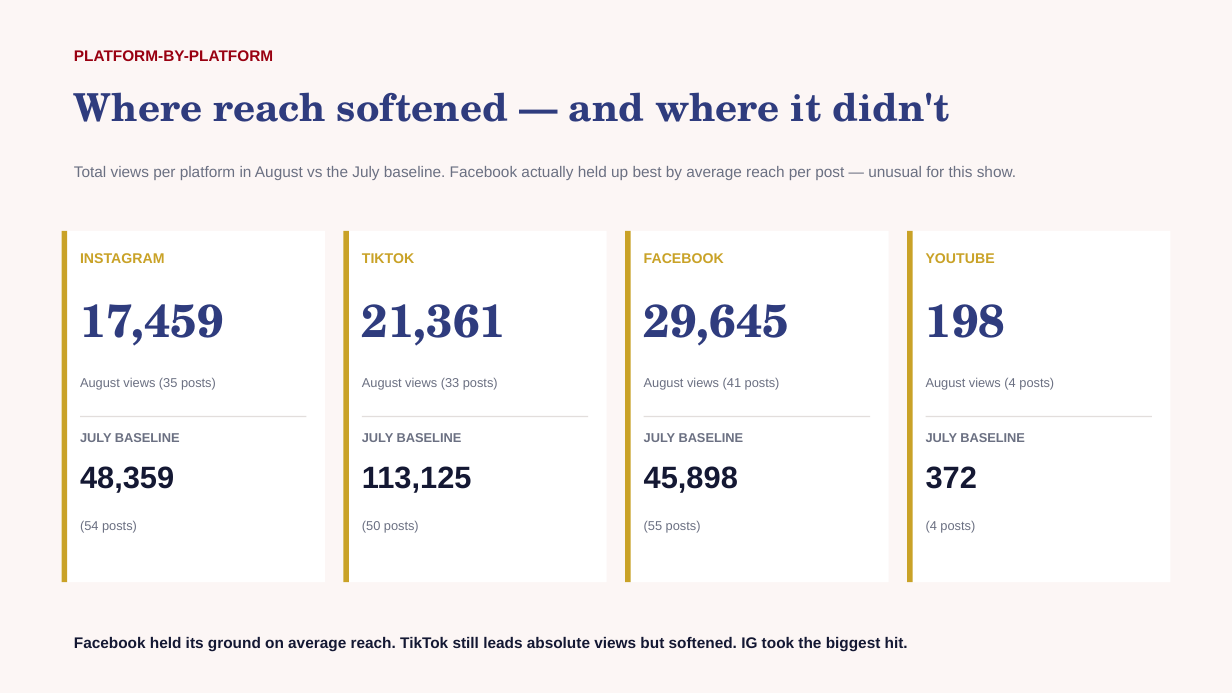
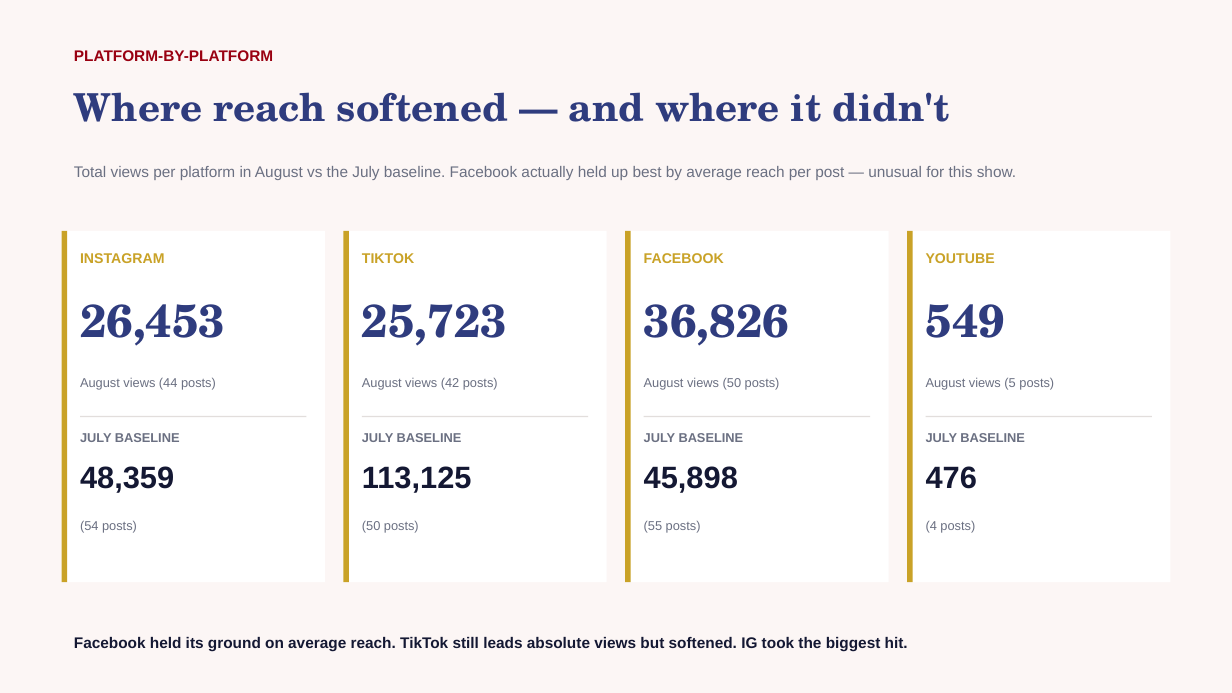
Before and after one commit to zvmmer/talking-downey-kpis, a slide deck: slide 4 of MONTHLY_REPORT_2026-08.pptx. Drawn at 1232x693 pixels with LibreOffice and Linux fonts; fonts in the diff are those of the drawing. Boxes give left, top, right and bottom in pixels: in the first picture for what was removed or moved away, otherwise in the second. Text is boxed around its words. In the diff, an @@ line names an element or a change of style, - is before the commit and + after.

Commit message:
Rebuild July/Aug monthly decks with new taxonomy; replace stale 57%-other narrative with data-driven text

```diff
--- a/MONTHLY_REPORT_2026-08.pptx
+++ b/MONTHLY_REPORT_2026-08.pptx
@@ text at <box>80,304,225,346</box>: text changed @@
-17,459
+26,453
@@ text at <box>362,304,507,346</box>: text changed @@
-21,361
+25,723
@@ text at <box>644,304,789,346</box>: text changed @@
-29,645
+36,826
@@ text at <box>926,304,1006,338</box>: text changed @@
-198
+549
@@ text at <box>80,378,216,389</box>: text changed @@
-August views (35 posts)
+August views (44 posts)
@@ text at <box>362,378,498,389</box>: text changed @@
-August views (33 posts)
+August views (42 posts)
@@ text at <box>644,377,780,389</box>: text changed @@
-August views (41 posts)
+August views (50 posts)
@@ text at <box>926,377,1054,389</box>: text changed @@
-August views (4 posts)
+August views (5 posts)
@@ text at <box>926,466,977,489</box>: text changed @@
-372
+476
```
Also in this commit, not shown: 5 other slides changed, 3 other files.
